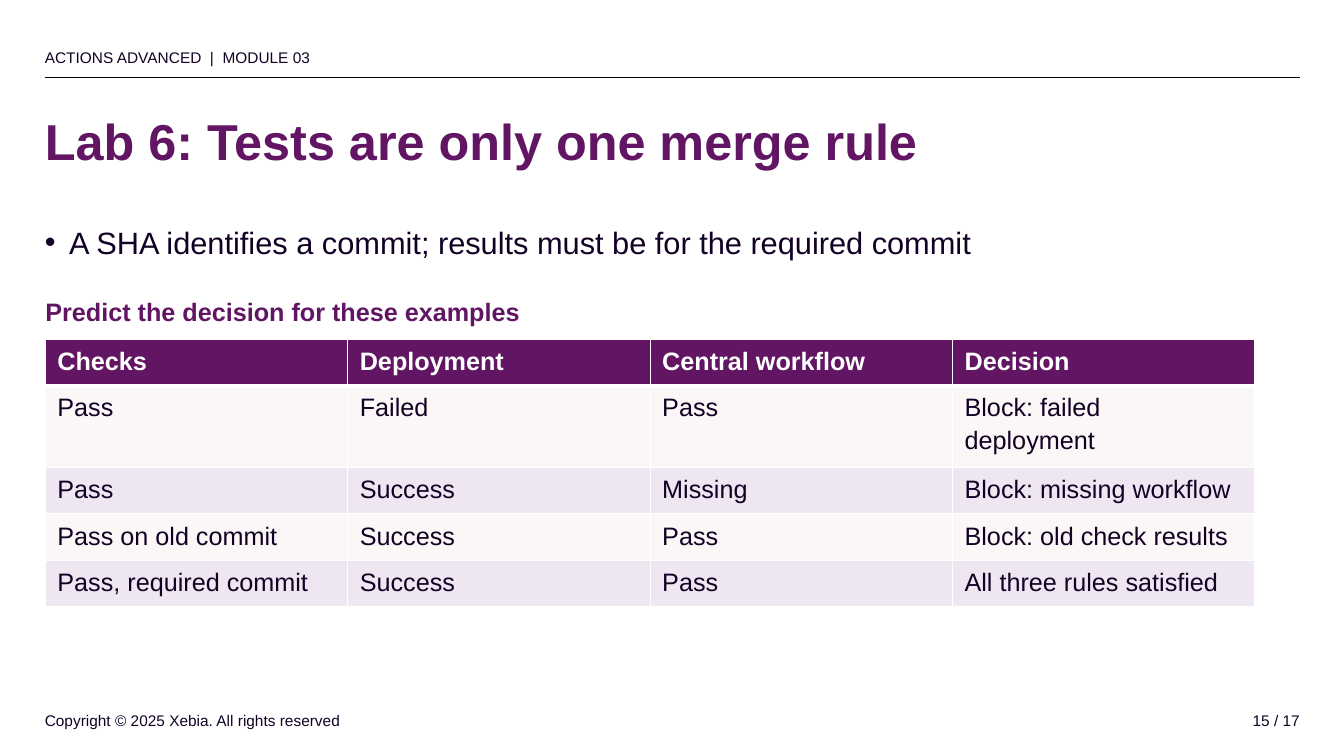
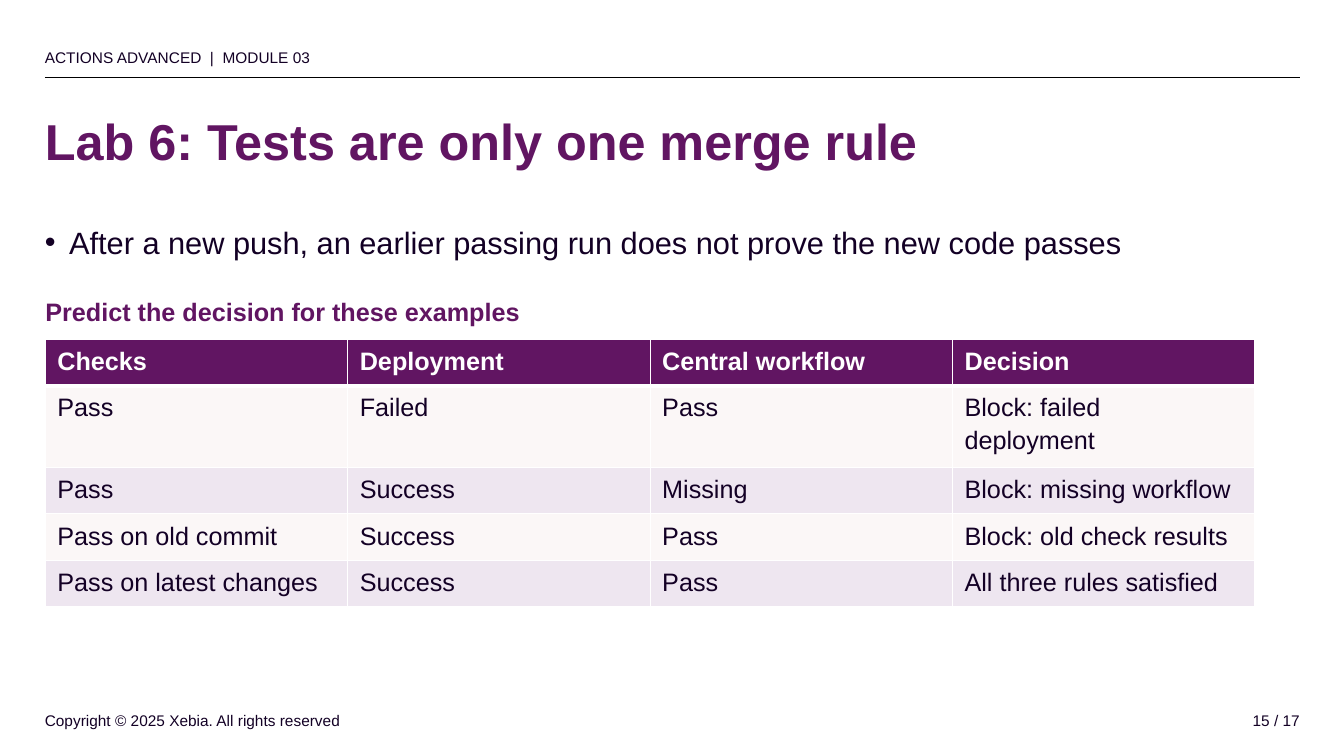
Before and after one commit to rajbos/github-actions-advanced-v3, a slide deck: slide 15 of slides/powerpoint/03-policy.pptx. Drawn at 1344x756 pixels with LibreOffice and Linux fonts; fonts in the diff are those of the drawing; background and template pictures are left out. Boxes give left, top, right and bottom in pixels: in the first picture for what was removed or moved away, otherwise in the second. Text is boxed around its words. In the diff, an @@ line names an element or a change of style, - is before the commit and + after.

```diff
--- a/slides/powerpoint/03-policy.pptx
+++ b/slides/powerpoint/03-policy.pptx
@@ text at (x1=69, y1=231, x2=1121, y2=260): text changed @@
-• A SHA identifies a commit; results must be for the required commit
+• After a new push, an earlier passing run does not prove the new code passes
@@ table at (x1=45, y1=339, x2=1255, y2=607) @@
-row 5, column 1: Pass, required commit
+row 5, column 1: Pass on latest changes
```
Also in this commit, not shown: 4 other slides changed, 41 other files.
